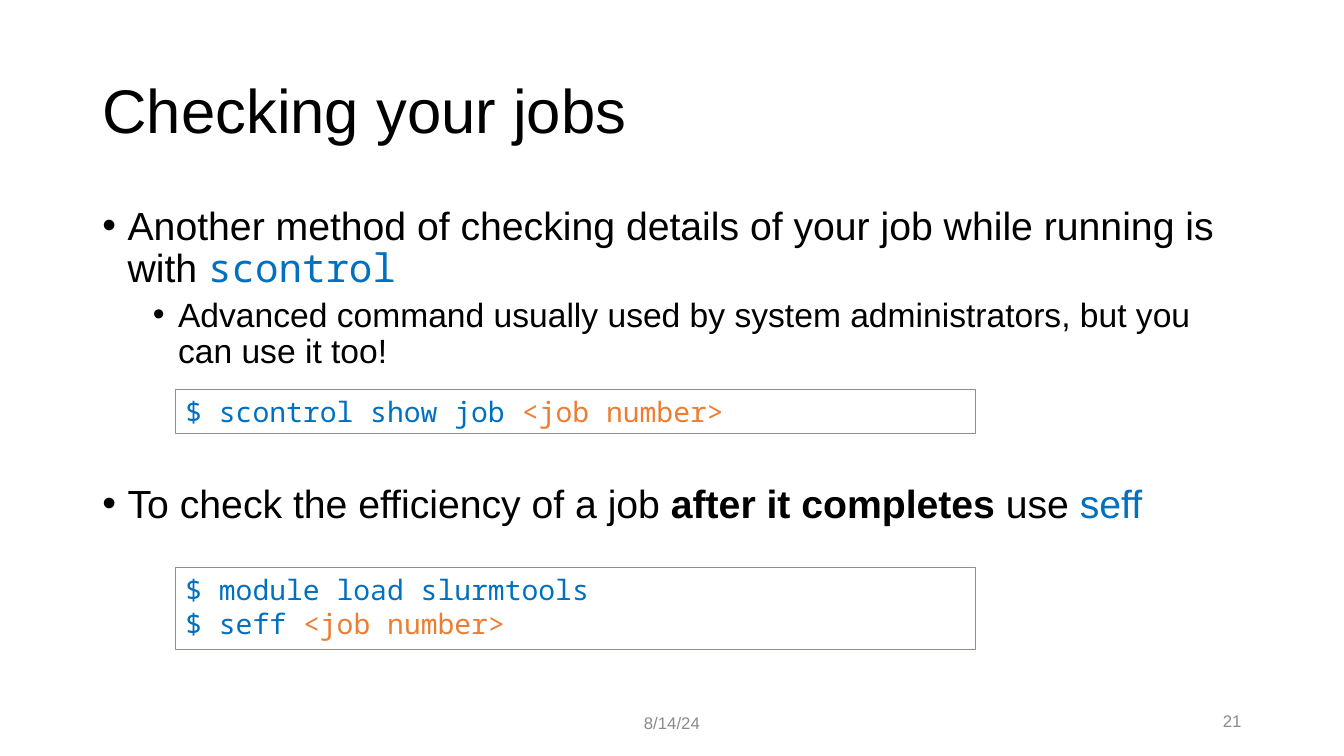
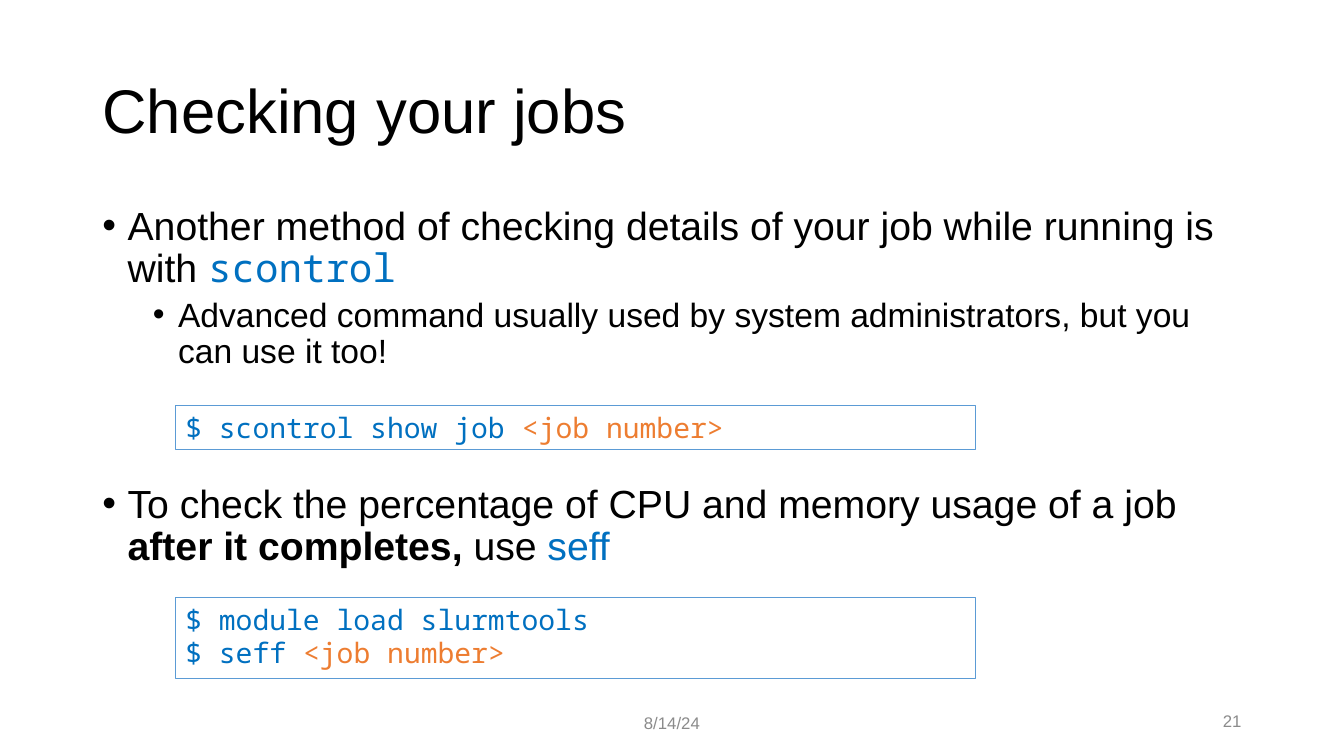
Before and after one commit to ResearchComputing/hpc_fundamentals_micro_credential, a slide deck: slide 21 of scheduling_jobs/scheduling_jobs.pptx. Drawn at 1344x756 pixels with LibreOffice and Linux fonts; fonts in the diff are those of the drawing; background and template pictures are left out. Boxes give left, top, right and bottom in pixels: in the first picture for what was removed or moved away, otherwise in the second. Text is boxed around its words. In the diff, an @@ line names an element or a change of style, - is before the commit and + after.

```diff
--- a/scheduling_jobs/scheduling_jobs.pptx
+++ b/scheduling_jobs/scheduling_jobs.pptx
@@ rectangle "$ scontrol show job <job ..." moved from (x1=175, y1=389, x2=976, y2=434) to (x1=175, y1=405, x2=976, y2=450) @@
@@ text at (x1=128, y1=489, x2=1176, y2=568): text changed @@
-• To check the efficiency of a job after it completes use seff
+• To check the percentage of CPU and memory usage of a job after it completes, use seff
@@ rectangle "$ module load slurmtools" moved from (x1=175, y1=568, x2=976, y2=649) to (x1=175, y1=597, x2=976, y2=679) @@
```
Also in this commit, not shown: 5 other slides changed, 1 other file.
